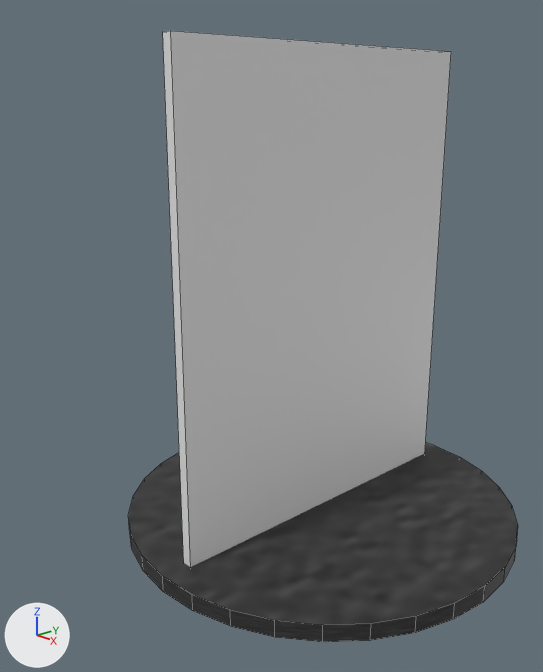
The Blender file Assets/art assets/BaseModel.blend: old version first, new version second.
Before and after are seen from a camera (50 mm lens) standing at (3.7, -3.86, 3.14) and looking at (-0.36, -0.19, 1.44). The axes (+X, +Y, +Z) are drawn at lower left. The lights are the same throughout. Mesh edges are drawn as thin lines.

Before the edit, the objects in view are built like this:
```python
me_cube_001 = bpy.data.meshes.new('Cube.001')
me_cube_001.from_pydata(...)  # a box spanning x -1.0..1.0, y -1.0..1.0, z -1.0..1.0
me_cube_001.materials.append(mat_material_002)  # white #e7e7e7
# before: 1 (-1.0, -1.0, 1.0) at pixel (162, 31), 3 (-1.0, 1.0, 1.0) at pixel (442, 51), 5 (1.0, -1.0, 1.0) at pixel (170, 30), 7 (1.0, 1.0, 1.0) at pixel (451, 51)
me_cylinder = bpy.data.meshes.new('Cylinder')
me_cylinder.from_pydata(...)  # a 32-sided cylinder along z spanning x -1.0..1.0, y -1.0..1.0, z -1.0..1.0
me_cylinder.materials.append(mat_material_001)  # picture img_base_texture_png
ob_cube = bpy.data.objects.new('Cube', me_cube_001)
ob_cube.location = (0.0, 0.0, 1.78)
ob_cube.scale = (0.04, 1.3, 1.73)
ob_cylinder = bpy.data.objects.new('Cylinder', me_cylinder)
ob_cylinder.location = (0.0, 0.0, 0.06)
ob_cylinder.scale = (1.5, 1.5, 0.06)
```
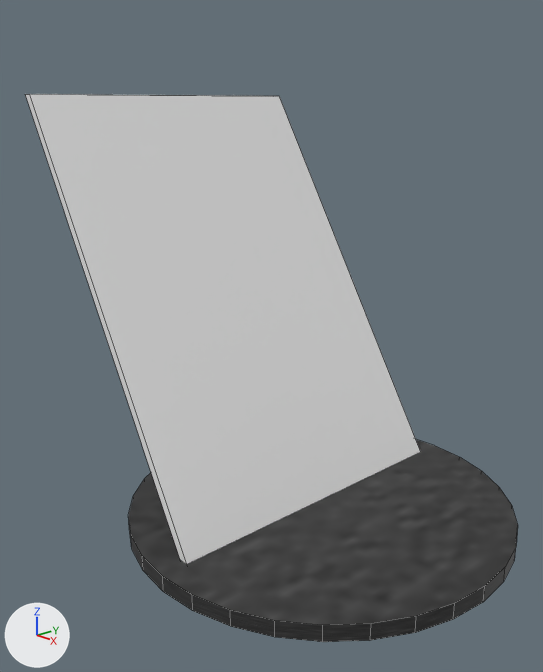
The newer file adds a shape key; the second version is drawn at full value of the shape key 'Key 1' of 'Cube', and the change is written as the vertex moves it makes.

Where the change shows, as pixel boxes [x1, y1, x2, y2] in the pictures (543 x 672 px):
'Cube', reshaped (37% wider, 12% shorter): before [163, 31, 451, 567]; after [25, 94, 421, 564]

The edits, one by one:
me_cube_001 has 8 vertices, 6 faces and spans x -1.0..1.0, y -1.0..1.0, z -1.0..1.0.
me_cube_001 is used by ob_cube; location (0.0, 0.0, 1.78); scale (0.04, 1.3, 1.73).
Part 1, on me_cube_001:
Vertices 1, 3, 5, 7 of me_cube_001 move by (-52.4, 0.1, -0.18).
